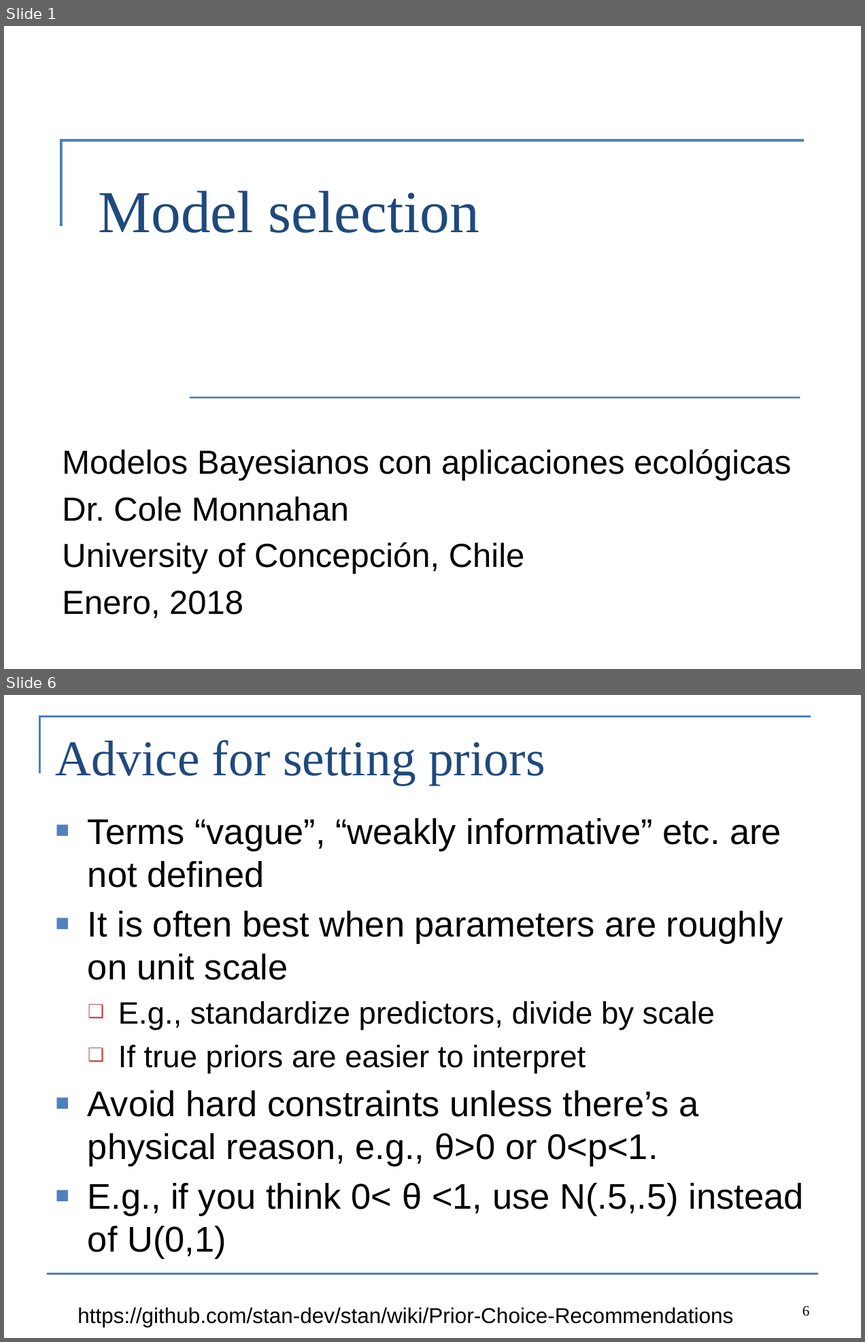
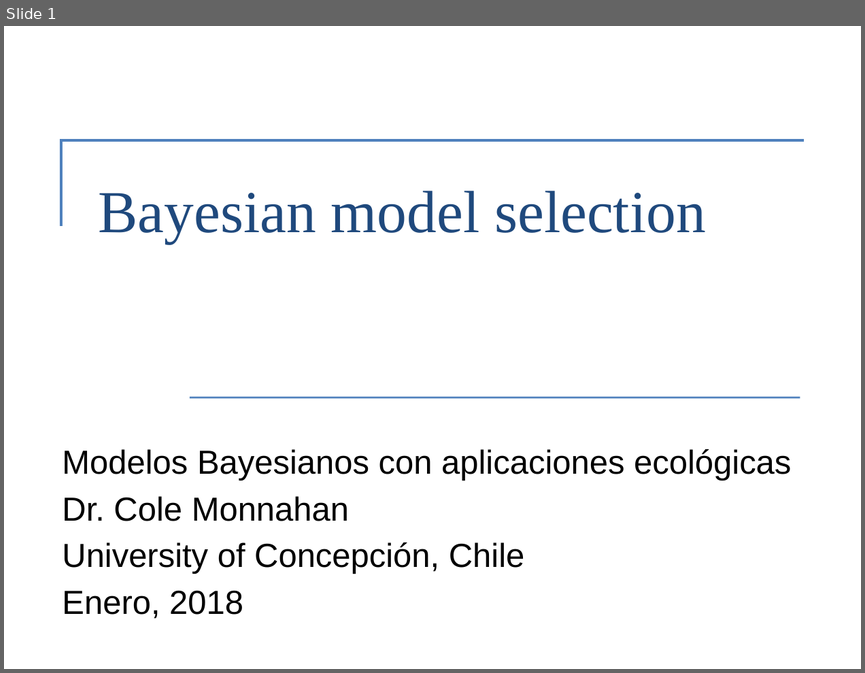
Before and after one commit to colemonnahan/bayes_workshop, a slide deck: dia3/lab3_selection.pptx. Shown one above the other, each under a label of ours: slides 1 and 6 before the commit, slide 1 after it; the slides between them are not shown. The pictures are 865x1342 and 865x673 pixels, drawn with LibreOffice and Linux fonts; fonts in the diff are those of the drawing. Boxes give left, top, right and bottom in pixels: in the first picture for what was removed or moved away, otherwise in the second. Text is boxed around its words. In the diff, an @@ line names an element or a change of style, - is before the commit and + after.

```diff
--- a/dia3/lab3_selection.pptx
+++ b/dia3/lab3_selection.pptx
@@ slide 6 removed at (4,695,861,1338), background #FFFFFF @@
@@ freeform shape removed at (40,717,811,774) @@
@@ title removed at (56,740,545,785) @@
-Advice for setting priors
@@ text removed at (88,818,804,1259) @@
-■ Terms “vague”, “weakly informative” etc. are not defined
-■ It is often best when parameters are roughly on unit scale
-  ❑ E.g., standardize predictors, divide by scale
-  ❑ If true priors are easier to interpret
-■ Avoid hard constraints unless there’s a physical reason, e.g., θ>0 or 0<p<1.
-■ E.g., if you think 0< θ <1, use N(.5,.5) instead of U(0,1)
@@ line removed from (47, 1273) to (818, 1273) @@
@@ page number removed at (802,1306,809,1316) @@
-6
@@ text removed at (77,1307,733,1327) @@
-https://github.com/stan-dev/stan/wiki/Prior-Choice-Recommendations
@@ slide 1 changed as well @@
@@ title at (99,191,706,244): text changed @@
-Model selection
+Bayesian model selection
```
Also in this commit, not shown: 1 other slide changed, 4 slides added, 16 other slides removed, 4 other files.
